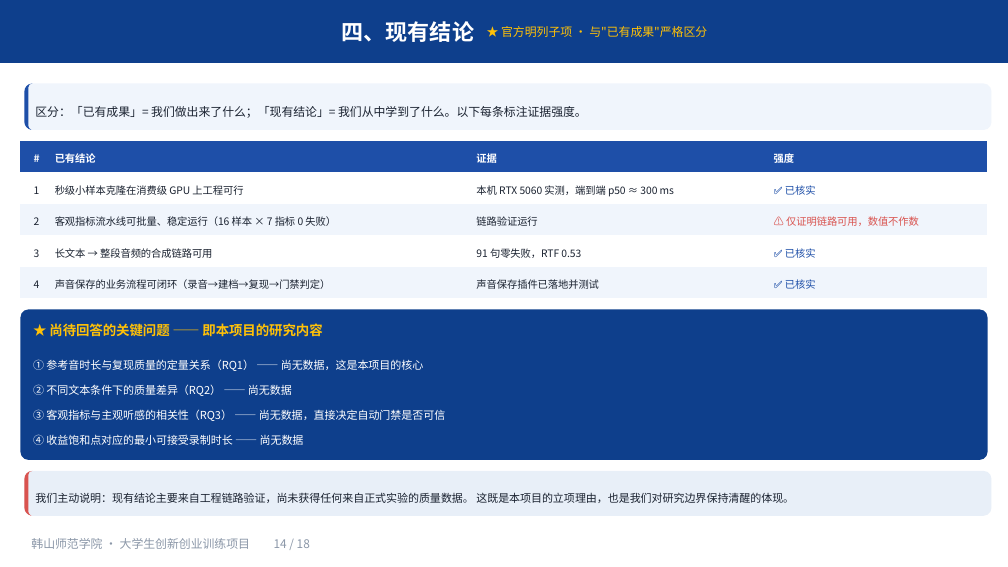
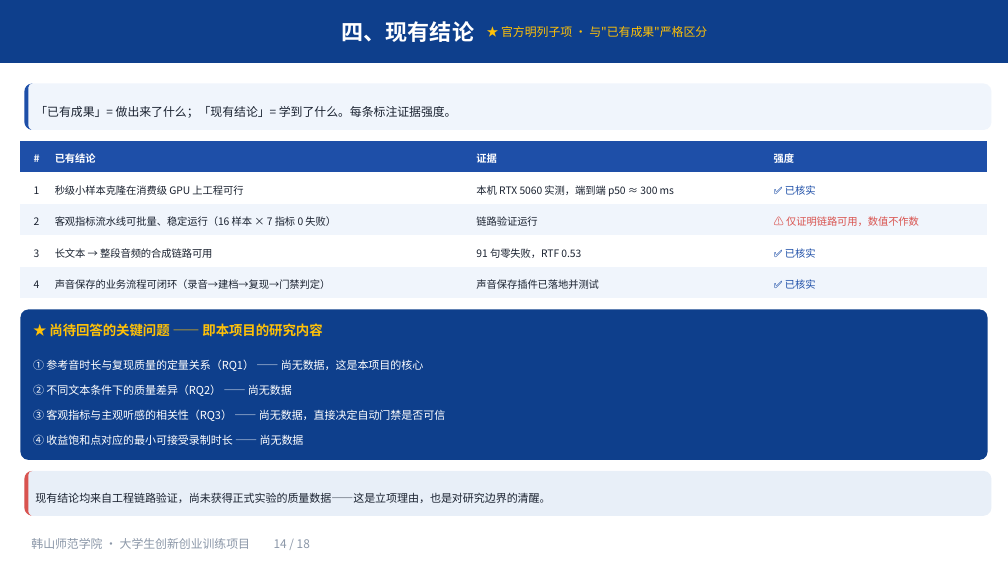
Before and after one commit to mouxu66/voice-morph, a slide deck: slide 15 of docs/大创申报-2026-10/大创申报PPT.pptx. Drawn at 1008x567 pixels with LibreOffice and Linux fonts; fonts in the diff are those of the drawing. Boxes give left, top, right and bottom in pixels: in the first picture for what was removed or moved away, otherwise in the second. Text is boxed around its words. In the diff, an @@ line names an element or a change of style, - is before the commit and + after.

```diff
--- a/docs/大创申报-2026-10/大创申报PPT.pptx
+++ b/docs/大创申报-2026-10/大创申报PPT.pptx
@@ text at box(35, 106, 457, 118): text changed @@
-区分：「已有成果」= 我们做出来了什么；「现有结论」= 我们从中学到了什么。以下每条标注证据强度。
+「已有成果」= 做出来了什么；「现有结论」= 学到了什么。每条标注证据强度。
@@ text at box(35, 492, 550, 503): text changed @@
-我们主动说明：现有结论主要来自工程链路验证，尚未获得任何来自正式实验的质量数据。 这既是本项目的立项理由，也是我们对研究边界保持清醒的体现。
+现有结论均来自工程链路验证，尚未获得正式实验的质量数据——这是立项理由，也是对研究边界的清醒。
```
Also in this commit, not shown: 12 other slides changed, 4 other files.
